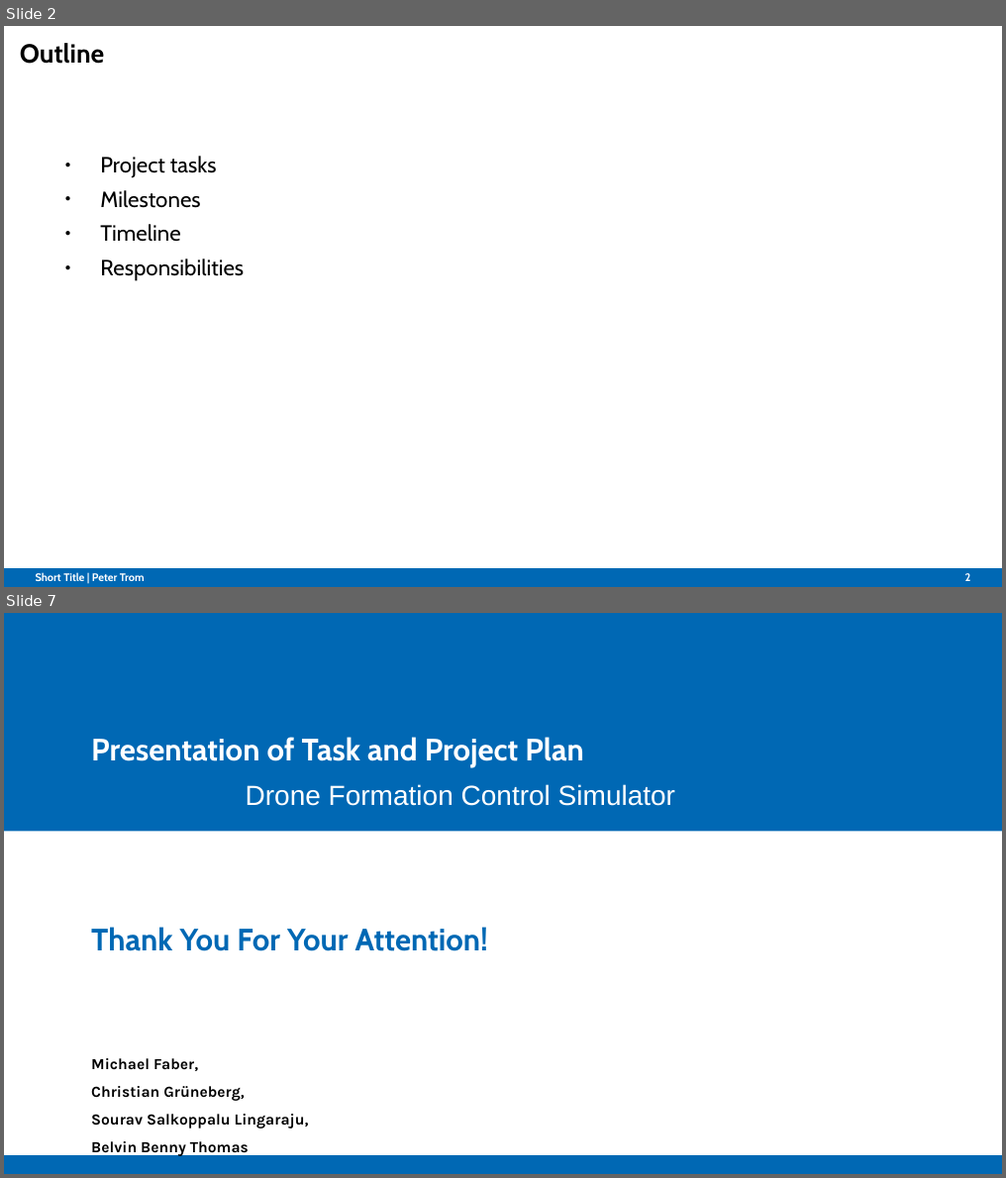
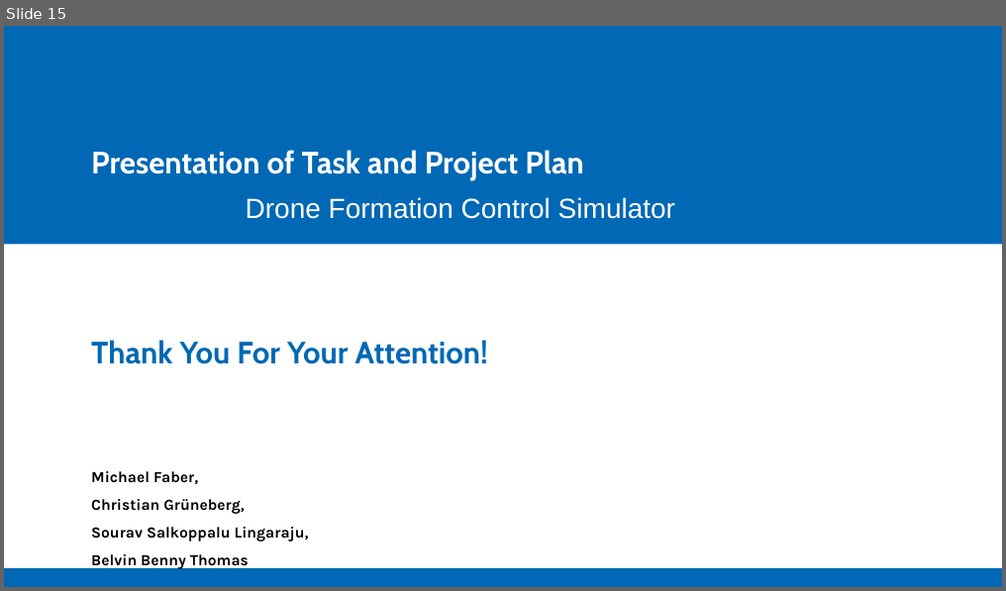
Before and after one commit to Belvin7/Drone_Project_personal-, a slide deck: AMS_Intermediate_Presentation.odp. Shown one above the other, each under a label of ours: slides 2 and 7 before the commit, slide 15 after it; the slides between them are not shown. The pictures are 1006x1178 and 1006x591 pixels, drawn with LibreOffice and Linux fonts; fonts in the diff are those of the drawing; background and template pictures are left out. Boxes give left, top, right and bottom in pixels: in the first picture for what was removed or moved away, otherwise in the second. Text is boxed around its words. In the diff, an @@ line names an element or a change of style, - is before the commit and + after.

```diff
--- a/AMS_Intermediate_Presentation.odp
+++ b/AMS_Intermediate_Presentation.odp
@@ slide 2 removed at (4, 26, 1002, 587), background #FFFFFF; not listed: 1 template element that a slide beside it also shows @@
@@ title removed at (20, 43, 104, 64) @@
-Outline
@@ text removed at (100, 156, 244, 281) @@
-● Project tasks
-● Milestones
-● Timeline
-● Responsibilities
@@ text removed at (36, 572, 145, 581) @@
-Short Title | Peter Trom
@@ page number removed at (965, 573, 971, 581) @@
-2
@@ what was slide 7 is now slide 15 @@
```
Also in this commit, not shown: 2 slides changed, 12 slides added, 3 other slides removed.
